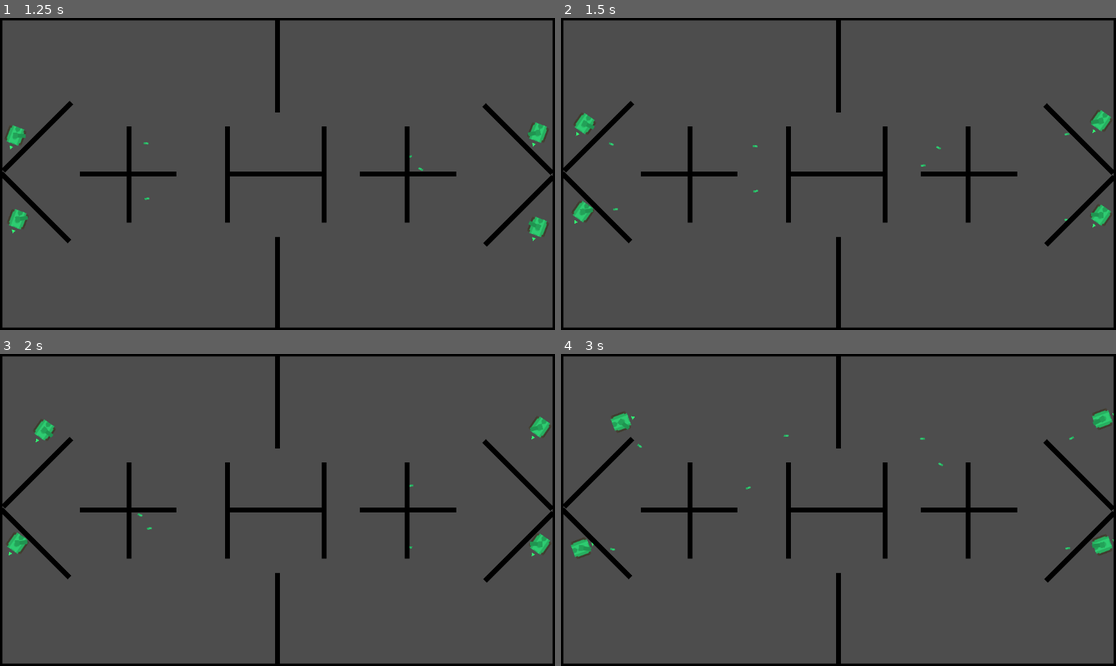
Above: before the commit, frames 1-4 (two rows, left to right).
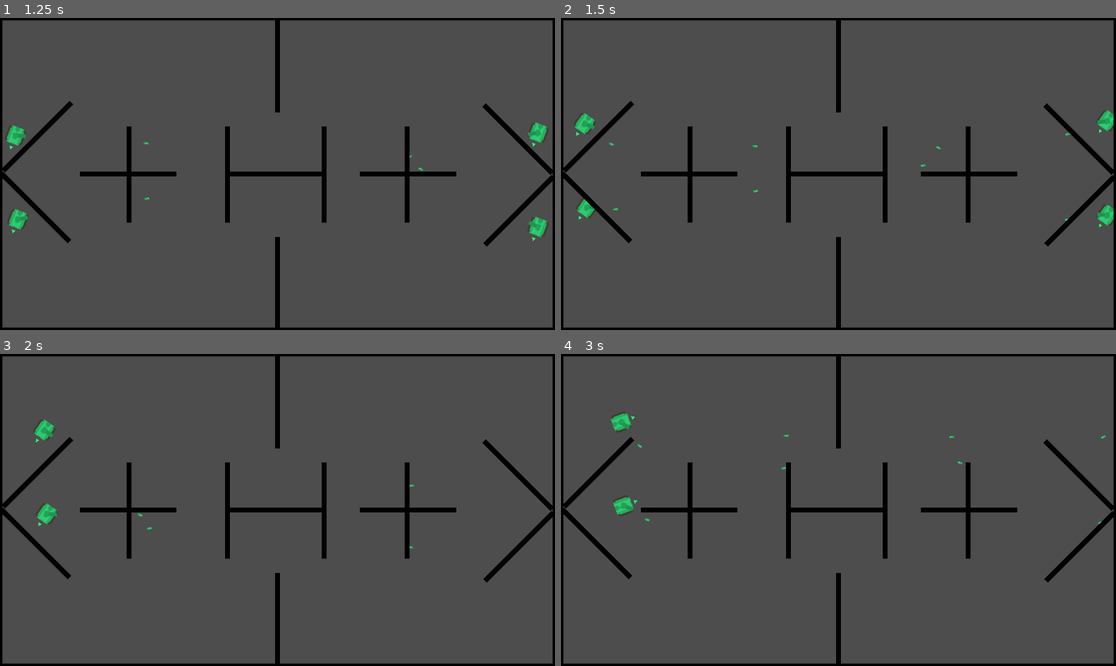
Above: after the commit, the same moments.

Repository: Koala118th/Tank-AWS
Game: Godot game, scene res://Scenes/game.tscn
Two runs of this game, one before a commit and one after it. Both use one fixed random seed, a clock stepped at 60 frames per second and the inputs below. The project has no main scene, so this scene is started directly.
Inputs (mouse positions are in pixels of both pictures, inside the frame that each line leads up to):
- Up to frame 1 (1.25 s): tap Enter at 0.5 s; move the mouse to (399, 158) at 0.52 s; hold D (turn_right) from 0.53 s (still down); click (399, 158) at 0.6 s
- Up to frame 2 (1.5 s): move the mouse to (727, 189) at 1.27 s; release D (turn_right) at 1.28 s; hold S (move_backward) from 1.28 s (still down); click (727, 189) at 1.35 s
- Up to frame 3 (2 s): keep holding S (move_backward)
- Up to frame 4 (3 s): move the mouse to (894, 441) at 2.02 s; release S (move_backward) at 2.03 s; hold D (turn_right) 2.03-2.78 s; click (894, 441) at 2.1 s; move the mouse to (810, 572) at 2.77 s; hold W (move_forward) from 2.78 s (still down); click (810, 572) at 2.85 s

Frame 1 is identical in both runs. In frame 2, 0.5% of the frame differs, in the area x 2-100%, y 29-68%; in frame 3, 0.7%; in frame 4, 0.8%, in the area x 1-100%, y 17-66%.

Commit message:
add tank-bullet interaction

Diff:
--- a/Entities/Tank/tank.gd
+++ b/Entities/Tank/tank.gd
@@ -27,6 +27,7 @@
 func shoot():
 	print("shot")
 	var bullet: Bullet = bullet_scene.instantiate()
+	bullet.shooter = self
 	var mouse_pos = get_global_mouse_position()
 	var bullet_dir = (mouse_pos - global_position).normalized()
 
@@ -41,3 +42,4 @@
 
 func get_hit():
 	print("got hit")
+	queue_free()
--- a/Entities/Tank/tank.tscn
+++ b/Entities/Tank/tank.tscn
@@ -9,6 +9,8 @@
 size = Vector2(38, 36)
 
 [node name="Tank" type="CharacterBody2D" unique_id=1826538697]
+collision_layer = 3
+collision_mask = 0
 script = ExtResource("1_dlw22")
 
 [node name="Body" type="Node2D" parent="." unique_id=1157753539]
--- a/Objects/Wall/wall.tscn
+++ b/Objects/Wall/wall.tscn
@@ -8,6 +8,8 @@
 default_color = Color(0, 0, 0, 1)
 
 [node name="StaticBody2D" type="StaticBody2D" parent="." unique_id=1999687453]
+collision_layer = 5
+collision_mask = 5
 
 [node name="CollisionShape2D" type="CollisionShape2D" parent="StaticBody2D" unique_id=1862418163]
 position = Vector2(100, 0)
--- a/Objects/projectile/bullet/bullet.tscn
+++ b/Objects/projectile/bullet/bullet.tscn
@@ -14,5 +14,9 @@
 [node name="Sprite2D" parent="." index="0" unique_id=1784469120]
 texture = ExtResource("3_fmpon")
 
-[node name="CollisionShape2D" parent="EnemyDetectionArea/EnemyDetectionArea" parent_id_path=PackedInt32Array(909346173) index="0" unique_id=1981404272]
+[node name="EnemyDetectionArea" parent="." index="1" unique_id=1894152565]
+collision_layer = 0
+collision_mask = 6
+
+[node name="CollisionShape2D" parent="EnemyDetectionArea" index="0" unique_id=1678753695]
 shape = SubResource("RectangleShape2D_0g0mr")
--- a/Objects/projectile/projectile.gd
+++ b/Objects/projectile/projectile.gd
@@ -1,4 +1,4 @@
-extends Node2D
+extends CharacterBody2D
 class_name Projectile
 
 
@@ -7,7 +7,9 @@
 
 
 @export var speed: float
-var velocity: Vector2
+
+
+var shooter
 
 
 func set_direction(dir: Vector2):
@@ -20,9 +22,11 @@
 
 
 func _on_enemy_detection_area_body_entered(body: Node2D) -> void:
-	body.get_hit()
+	if body == shooter:
+		return
+	if body.has_method("get_hit"):
+		body.get_hit()
 
 
 func _on_delete_timer_timeout() -> void:
-	print("delete")
 	queue_free()
--- a/Objects/projectile/projectile.tscn
+++ b/Objects/projectile/projectile.tscn
@@ -2,18 +2,18 @@
 
 [ext_resource type="Script" uid="uid://k8fueg3ryajj" path="res://Objects/projectile/projectile.gd" id="1_sirro"]
 
-[node name="Projectile" type="Node2D" unique_id=746364472]
+[node name="Projectile" type="CharacterBody2D" unique_id=2093711468]
+collision_layer = 6
+collision_mask = 6
 script = ExtResource("1_sirro")
 
 [node name="Sprite2D" type="Sprite2D" parent="." unique_id=1784469120]
 
 [node name="EnemyDetectionArea" type="Area2D" parent="." unique_id=1894152565]
+collision_layer = 3
+collision_mask = 3
 
 [node name="CollisionShape2D" type="CollisionShape2D" parent="EnemyDetectionArea" unique_id=1678753695]
-
-[node name="EnemyDetectionArea" type="Area2D" parent="EnemyDetectionArea" unique_id=909346173]
-
-[node name="CollisionShape2D" type="CollisionShape2D" parent="EnemyDetectionArea/EnemyDetectionArea" unique_id=1981404272]
 
 [node name="DeleteTimer" type="Timer" parent="." unique_id=1513807636]
 autostart = true
--- a/project.godot
+++ b/project.godot
@@ -42,6 +42,12 @@
 ]
 }
 
+[layer_names]
+
+2d_physics/layer_1="Wall-Tank"
+2d_physics/layer_2="Bullet-Tank"
+2d_physics/layer_3="Bullet-Wall"
+
 [physics]
 
 3d/physics_engine="Jolt Physics"
